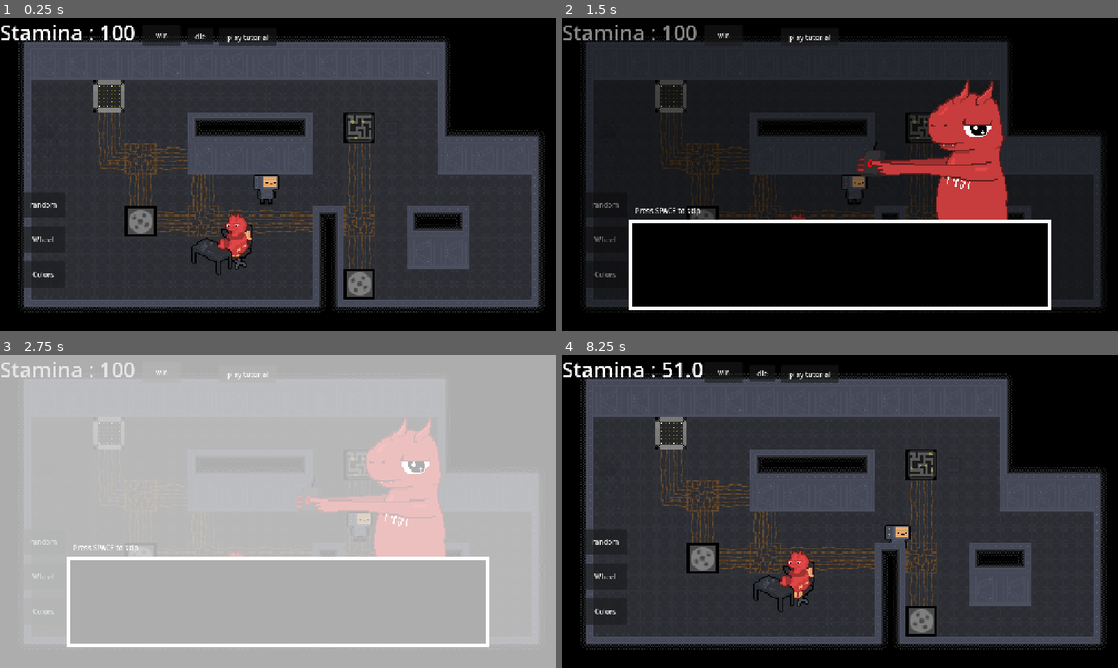
Above: before the commit, frames 1-4 (two rows, left to right).
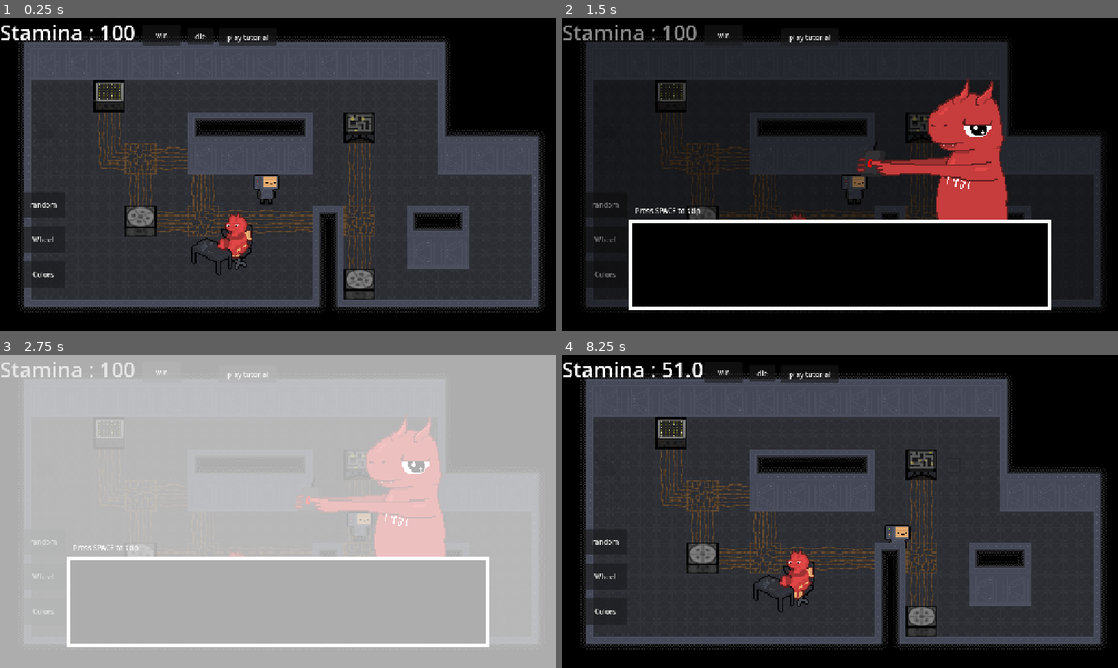
Above: after the commit, the same moments.

Repository: DuneRanger/MSI-GameJam
Game: Godot game, scene res://scenes/game/game.tscn
The game is run twice, just before and just after one commit, with the same random seed, the same clock (stepped at 60 frames per second) and the same inputs.
Inputs (mouse positions are in pixels of both pictures, inside the frame that each line leads up to):
- Up to frame 1 (0.25 s): no input
- Up to frame 2 (1.5 s): click "die" at 0.5 s; tap Space (dialogue_skip) at 1.25 s; move the mouse to (962, 158) at 1.27 s; hold D (move_right) from 1.28 s (still down); tap E (interact) at 1.35 s
- Up to frame 3 (2.75 s): release D (move_right) at 2 s; click "win" at 2 s
- Up to frame 4 (8.25 s): tap Space (dialogue_skip) at 2.75 s; move the mouse to (728, 527) at 2.77 s; hold S (move_down) 2.78-3.5 s; click (728, 527) at 2.85 s; click "random" at 3.5 s; move the mouse to (895, 442) at 4.27 s; hold D (move_right) 4.28-5.03 s; hold Shift (sprint) 4.28-5.03 s; move the mouse to (812, 574) at 5.02 s; hold W (move_up) 5.03-5.78 s; tap R at 5.1, 8.1 s; move the mouse to (1006, 558) at 5.77 s; hold A (move_left) 5.78-7.28 s; tap E (interact) at 5.85 s; move the mouse to (673, 464) at 6.52 s; click (673, 464) at 6.6 s; move the mouse to (867, 511) at 7.27 s; hold S (move_down) 7.28-8.03 s; hold Shift (sprint) 7.28-8.03 s; move the mouse to (756, 433) at 8.02 s; hold D (move_right) from 8.03 s (still down)

The runs differ from the first frame. In frame 1, 1.1% of the frame differs, in the area x 16-68%, y 19-90%; in frame 2, 0.5%; in frame 3, 0.2%; in frame 4, 1.1%.
Error in both runs: Invalid assignment of property or key 'player_state' with value of type 'int' on a base object of type 'null instance'. (res://scenes/game/game.gd:68)

Commit message:
Overhaul all machine sprites
Fishing machine still doesn't have a sprite

Diff:
--- a/scenes/game/machines/machine_instances/steam_machine_spriteframes.tres
+++ b/scenes/game/machines/machine_instances/steam_machine_spriteframes.tres
@@ -1,79 +1,149 @@
 [gd_resource type="SpriteFrames" format=3 uid="uid://dd8l58u2ae0i4"]
 
-[ext_resource type="Texture2D" uid="uid://l3uykewna2vg" path="res://assets/game/machines/machine_1_broken.png" id="1_wo368"]
-[ext_resource type="Texture2D" uid="uid://dxnmf2mmqh5u2" path="res://assets/game/machines/machine_1_overheated.png" id="2_cwd0y"]
-[ext_resource type="Texture2D" uid="uid://h0lsdj51pcbp" path="res://assets/game/machines/machine_1_running.png" id="3_ny5lt"]
+[ext_resource type="Texture2D" uid="uid://l3uykewna2vg" path="res://assets/game/machines/steam_machine_broken.png" id="1_wo368"]
+[ext_resource type="Texture2D" uid="uid://dxnmf2mmqh5u2" path="res://assets/game/machines/steam_machine_overheated.png" id="2_cwd0y"]
+[ext_resource type="Texture2D" uid="uid://h0lsdj51pcbp" path="res://assets/game/machines/steam_machine_running.png" id="3_ny5lt"]
 
-[sub_resource type="AtlasTexture" id="AtlasTexture_e7crf"]
+[sub_resource type="AtlasTexture" id="AtlasTexture_8vfoh"]
 atlas = ExtResource("1_wo368")
 region = Rect2(0, 0, 24, 24)
 
-[sub_resource type="AtlasTexture" id="AtlasTexture_tbcl3"]
+[sub_resource type="AtlasTexture" id="AtlasTexture_7s2vv"]
+atlas = ExtResource("1_wo368")
+region = Rect2(24, 0, 24, 24)
+
+[sub_resource type="AtlasTexture" id="AtlasTexture_1ucy1"]
 atlas = ExtResource("1_wo368")
 region = Rect2(48, 0, 24, 24)
 
-[sub_resource type="AtlasTexture" id="AtlasTexture_cc8dh"]
+[sub_resource type="AtlasTexture" id="AtlasTexture_rffvb"]
+atlas = ExtResource("1_wo368")
+region = Rect2(72, 0, 24, 24)
+
+[sub_resource type="AtlasTexture" id="AtlasTexture_7x7sv"]
+atlas = ExtResource("1_wo368")
+region = Rect2(96, 0, 24, 24)
+
+[sub_resource type="AtlasTexture" id="AtlasTexture_ovp54"]
+atlas = ExtResource("1_wo368")
+region = Rect2(120, 0, 24, 24)
+
+[sub_resource type="AtlasTexture" id="AtlasTexture_q71cp"]
 atlas = ExtResource("2_cwd0y")
 region = Rect2(0, 0, 24, 24)
 
-[sub_resource type="AtlasTexture" id="AtlasTexture_m1nkf"]
+[sub_resource type="AtlasTexture" id="AtlasTexture_f0hlm"]
 atlas = ExtResource("2_cwd0y")
 region = Rect2(24, 0, 24, 24)
 
-[sub_resource type="AtlasTexture" id="AtlasTexture_pq6dh"]
+[sub_resource type="AtlasTexture" id="AtlasTexture_8g267"]
 atlas = ExtResource("2_cwd0y")
 region = Rect2(48, 0, 24, 24)
 
-[sub_resource type="AtlasTexture" id="AtlasTexture_3k1ty"]
+[sub_resource type="AtlasTexture" id="AtlasTexture_ifp32"]
+atlas = ExtResource("2_cwd0y")
+region = Rect2(72, 0, 24, 24)
+
+[sub_resource type="AtlasTexture" id="AtlasTexture_fvekx"]
+atlas = ExtResource("2_cwd0y")
+region = Rect2(96, 0, 24, 24)
+
+[sub_resource type="AtlasTexture" id="AtlasTexture_d1i7j"]
+atlas = ExtResource("2_cwd0y")
+region = Rect2(120, 0, 24, 24)
+
+[sub_resource type="AtlasTexture" id="AtlasTexture_wo368"]
 atlas = ExtResource("3_ny5lt")
 region = Rect2(0, 0, 24, 24)
 
-[sub_resource type="AtlasTexture" id="AtlasTexture_t3io4"]
+[sub_resource type="AtlasTexture" id="AtlasTexture_cwd0y"]
 atlas = ExtResource("3_ny5lt")
 region = Rect2(24, 0, 24, 24)
 
-[sub_resource type="AtlasTexture" id="AtlasTexture_54gqr"]
+[sub_resource type="AtlasTexture" id="AtlasTexture_ny5lt"]
 atlas = ExtResource("3_ny5lt")
 region = Rect2(48, 0, 24, 24)
+
+[sub_resource type="AtlasTexture" id="AtlasTexture_l8u3w"]
+atlas = ExtResource("3_ny5lt")
+region = Rect2(72, 0, 24, 24)
+
+[sub_resource type="AtlasTexture" id="AtlasTexture_7jlfm"]
+atlas = ExtResource("3_ny5lt")
+region = Rect2(96, 0, 24, 24)
+
+[sub_resource type="AtlasTexture" id="AtlasTexture_x4d3g"]
+atlas = ExtResource("3_ny5lt")
+region = Rect2(120, 0, 24, 24)
 
 [resource]
 animations = [{
 "frames": [{
 "duration": 1.0,
-"texture": SubResource("AtlasTexture_e7crf")
+"texture": SubResource("AtlasTexture_8vfoh")
 }, {
 "duration": 1.0,
-"texture": SubResource("AtlasTexture_tbcl3")
+"texture": SubResource("AtlasTexture_7s2vv")
+}, {
+"duration": 1.0,
+"texture": SubResource("AtlasTexture_1ucy1")
+}, {
+"duration": 1.0,
+"texture": SubResource("AtlasTexture_rffvb")
+}, {
+"duration": 1.0,
+"texture": SubResource("AtlasTexture_7x7sv")
+}, {
+"duration": 1.0,
+"texture": SubResource("AtlasTexture_ovp54")
 }],
 "loop": 1,
 "name": &"broken",
-"speed": 3.0
+"speed": 2.0
 }, {
 "frames": [{
 "duration": 1.0,
-"texture": SubResource("AtlasTexture_cc8dh")
+"texture": SubResource("AtlasTexture_q71cp")
 }, {
 "duration": 1.0,
-"texture": SubResource("AtlasTexture_m1nkf")
+"texture": SubResource("AtlasTexture_f0hlm")
 }, {
 "duration": 1.0,
-"texture": SubResource("AtlasTexture_pq6dh")
+"texture": SubResource("AtlasTexture_8g267")
+}, {
+"duration": 1.0,
+"texture": SubResource("AtlasTexture_ifp32")
+}, {
+"duration": 1.0,
+"texture": SubResource("AtlasTexture_fvekx")
+}, {
+"duration": 1.0,
+"texture": SubResource("AtlasTexture_d1i7j")
 }],
 "loop": 1,
 "name": &"overheated",
-"speed": 8.0
+"speed": 10.0
 }, {
 "frames": [{
 "duration": 1.0,
-"texture": SubResource("AtlasTexture_3k1ty")
+"texture": SubResource("AtlasTexture_wo368")
 }, {
 "duration": 1.0,
-"texture": SubResource("AtlasTexture_t3io4")
+"texture": SubResource("AtlasTexture_cwd0y")
 }, {
 "duration": 1.0,
-"texture": SubResource("AtlasTexture_54gqr")
+"texture": SubResource("AtlasTexture_ny5lt")
+}, {
+"duration": 1.0,
+"texture": SubResource("AtlasTexture_l8u3w")
+}, {
+"duration": 1.0,
+"texture": SubResource("AtlasTexture_7jlfm")
+}, {
+"duration": 1.0,
+"texture": SubResource("AtlasTexture_x4d3g")
 }],
 "loop": 1,
 "name": &"running",
-"speed": 5.0
+"speed": 7.0
 }]
--- a/scenes/game/machines/machine_type.tres
+++ b/scenes/game/machines/machine_type.tres
@@ -1,9 +1,9 @@
 [gd_resource type="Resource" script_class="MachineType" format=3 uid="uid://b754jhyjl5yjm"]
 
 [ext_resource type="Script" uid="uid://cerr72dbriu3h" path="res://scripts/game/machines/machine_type.gd" id="1_d5svg"]
-[ext_resource type="Texture2D" uid="uid://l3uykewna2vg" path="res://assets/game/machines/machine_1_broken.png" id="3_poc54"]
-[ext_resource type="Texture2D" uid="uid://dxnmf2mmqh5u2" path="res://assets/game/machines/machine_1_overheated.png" id="4_yb6ss"]
-[ext_resource type="Texture2D" uid="uid://h0lsdj51pcbp" path="res://assets/game/machines/machine_1_running.png" id="5_i8o2g"]
+[ext_resource type="Texture2D" uid="uid://l3uykewna2vg" path="res://assets/game/machines/steam_machine_broken.png" id="3_poc54"]
+[ext_resource type="Texture2D" uid="uid://dxnmf2mmqh5u2" path="res://assets/game/machines/steam_machine_overheated.png" id="4_yb6ss"]
+[ext_resource type="Texture2D" uid="uid://h0lsdj51pcbp" path="res://assets/game/machines/steam_machine_running.png" id="5_i8o2g"]
 
 [sub_resource type="AtlasTexture" id="AtlasTexture_xsldd"]
 atlas = ExtResource("3_poc54")
Binary file changed: assets/game/machines/button_machine_broken.png
Binary file changed: assets/game/machines/button_machine_overheated.png
Binary file changed: assets/game/machines/button_machine_running.png
Binary file removed: assets/game/machines/machine_1_broken.png
Binary file removed: assets/game/machines/machine_1_overheated.png
Binary file removed: assets/game/machines/machine_1_running.png
Binary file changed: assets/game/machines/maze_machine_broken.png
Binary file changed: assets/game/machines/maze_machine_overheated.png
Binary file changed: assets/game/machines/maze_machine_running.png
Binary file added: assets/game/machines/steam_machine_broken.png
Not shown, changed: assets/game/machines/steam_machine_broken.png.import
Binary file added: assets/game/machines/steam_machine_overheated.png
(and 3 more such lines)
